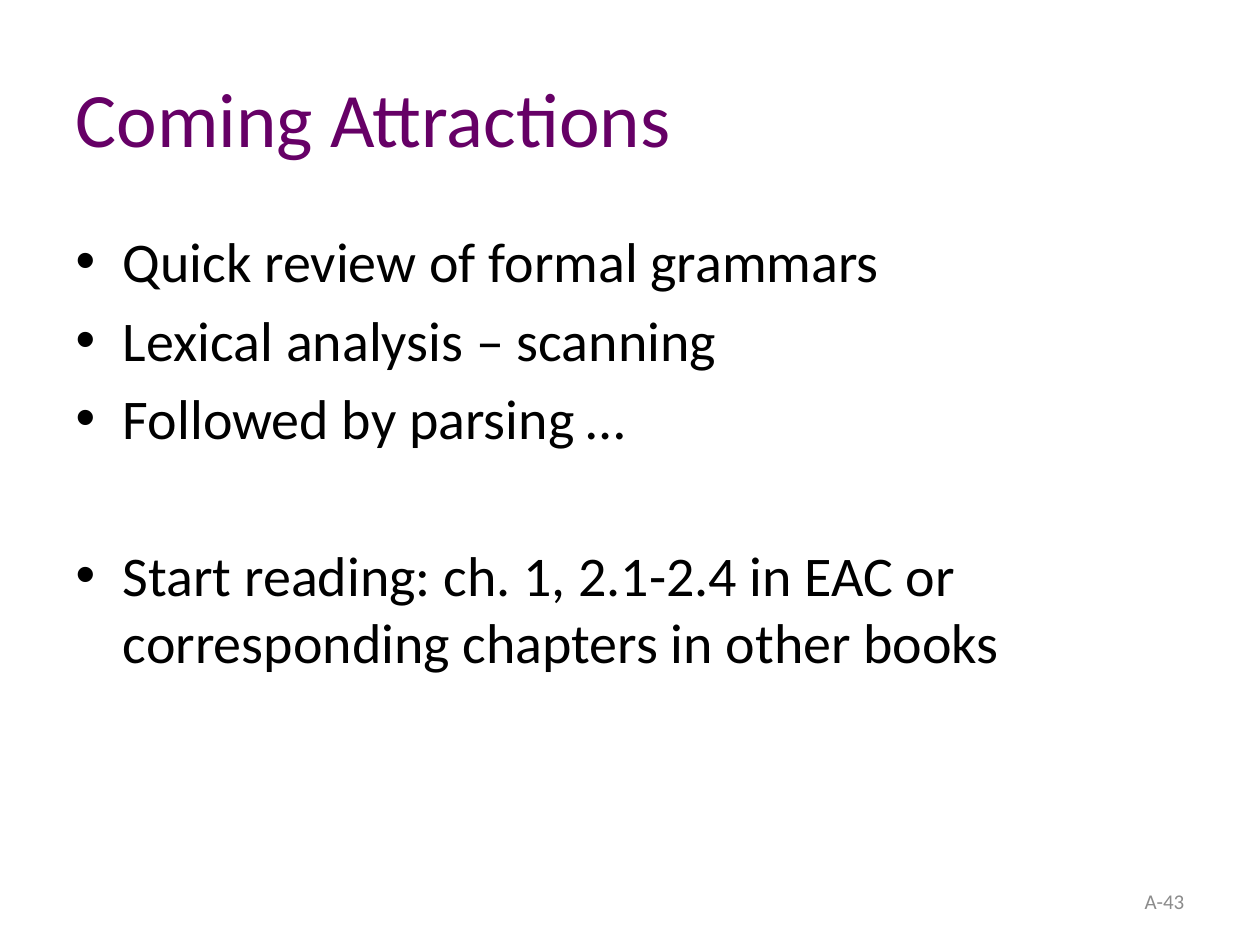
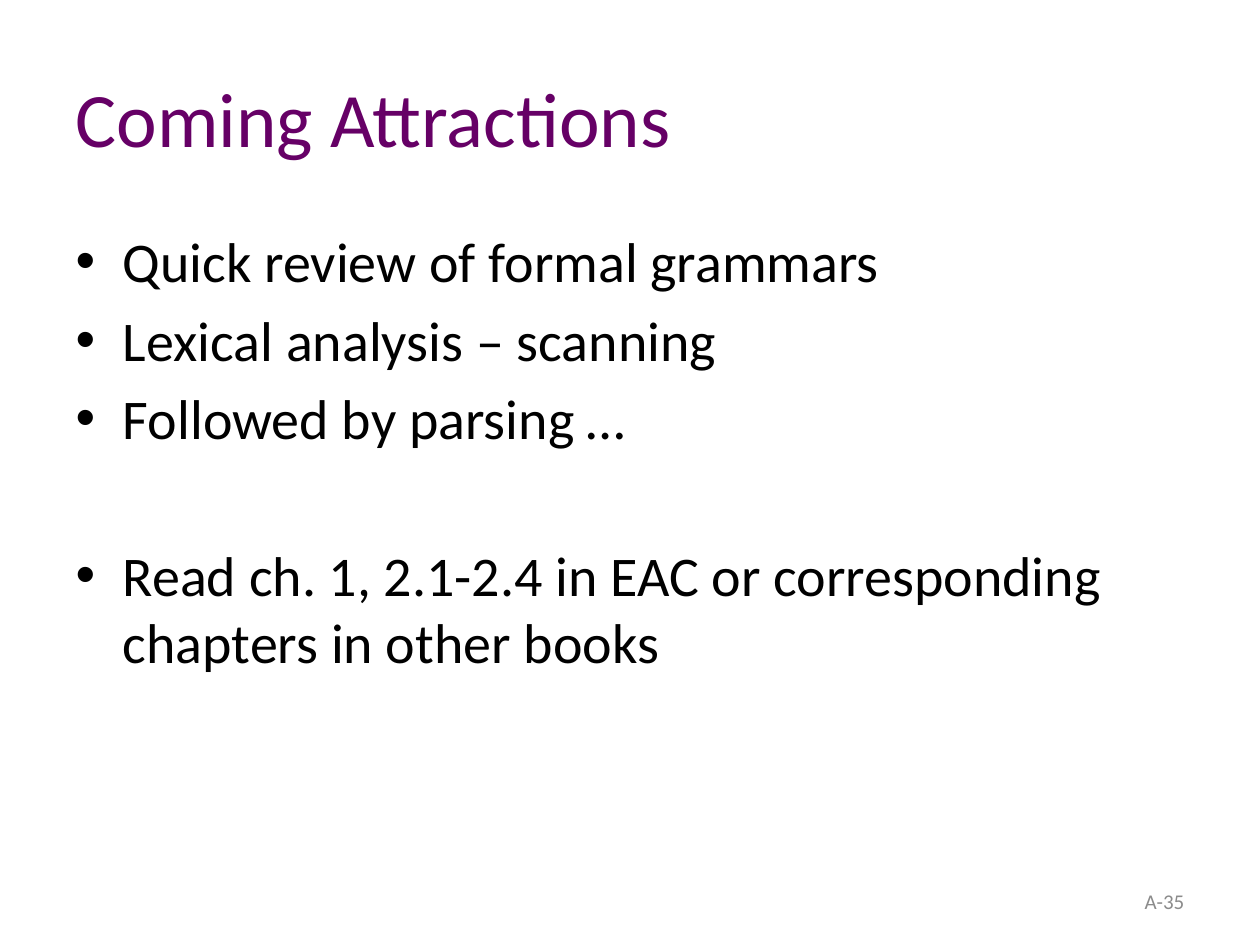
Before and after one commit to atu-se/atu.innomadic.com, a slide deck: slide 35 of courses/compilers/lectures/A-overview.pptx (slide 43 before the commit). Drawn at 1260x945 pixels with LibreOffice and Linux fonts; fonts in the diff are those of the drawing. Boxes give left, top, right and bottom in pixels: in the first picture for what was removed or moved away, otherwise in the second. Text is boxed around its words. In the diff, an @@ line names an element or a change of style, - is before the commit and + after.

```diff
--- a/courses/compilers/lectures/A-overview.pptx
+++ b/courses/compilers/lectures/A-overview.pptx
@@ text at [123, 557, 1100, 672]: text changed @@
-• Start reading: ch. 1, 2.1-2.4 in EAC or corresponding chapters in other books
+• Read ch. 1, 2.1-2.4 in EAC or corresponding chapters in other books
@@ page number at [1145, 895, 1185, 909]: text changed @@
-A-43
+A-35
```
Also in this commit, not shown: 8 slides removed, 4 other files.
